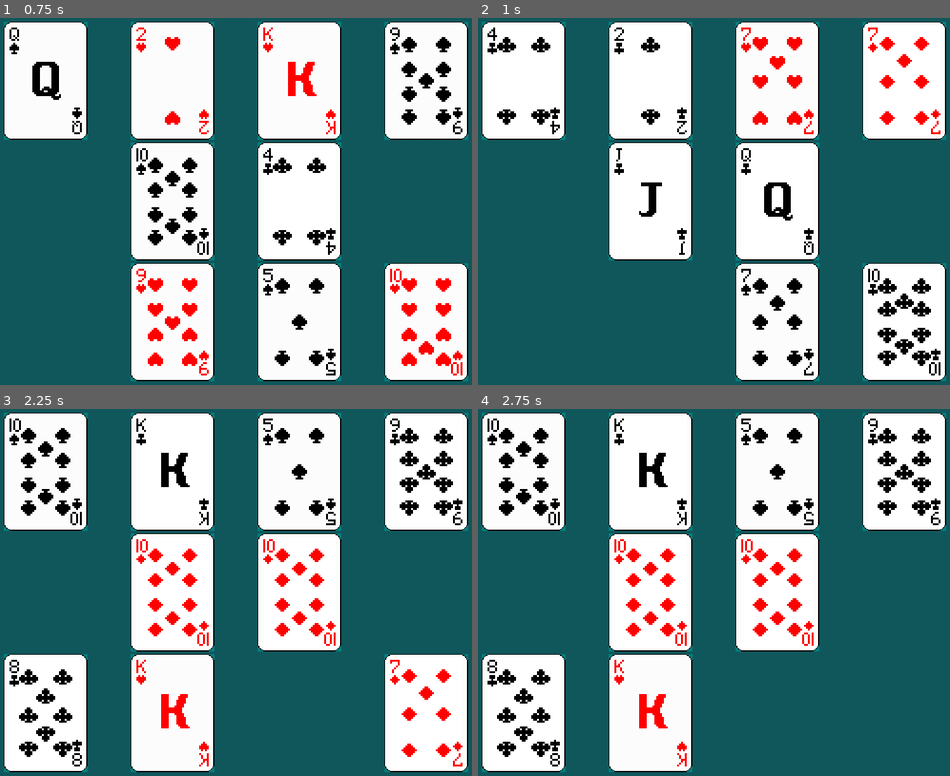
Above: before the commit, frames 1-4 (two rows, left to right).
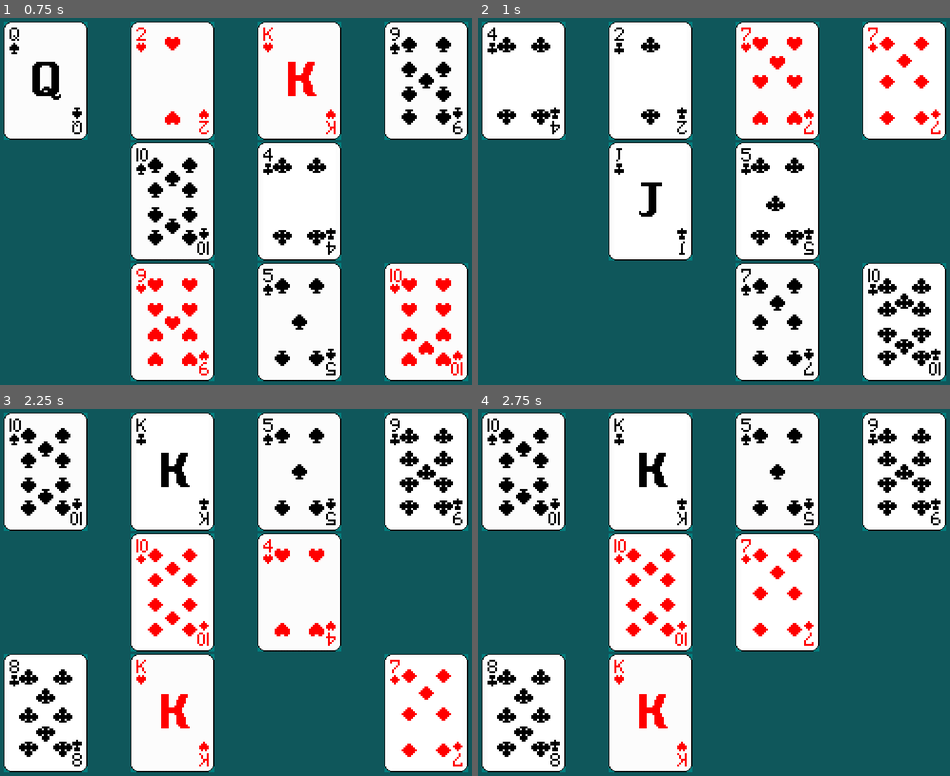
Above: after the commit, the same moments.

Repository: Alejo-Martinez-Grau/godot-chin
Game: Godot game, scene res://main.tscn
The game is run twice, just before and just after one commit, with the same random seed, the same clock (stepped at 60 frames per second) and the same inputs.
Inputs:
- Up to frame 1 (0.75 s): tap Enter at 0.5 s; hold Right (ui_right) from 0.53 s (still down); hold Q (selectCard1) from 0.53 s (still down)
- Up to frame 2 (1 s): keep holding Right (ui_right); keep holding Q (selectCard1); tap Space at 0.77 s; tap W (selectCard2) at 0.8 s
- Up to frame 3 (2.25 s): tap Space at 1.25, 1.52 s; release Right (ui_right) at 1.28 s; release Q (selectCard1) at 1.28 s; hold Left (ui_left) 1.28-2.03 s; tap W (selectCard2) at 1.35 s; tap E (selectCard3) at 1.55 s; tap Enter at 2 s; hold Right (ui_right) from 2.03 s (still down); hold E (selectCard3) from 2.03 s (still down)
- Up to frame 4 (2.75 s): keep holding Right (ui_right); keep holding E (selectCard3); tap R (selectCard4) at 2.3 s

Frame 1 is identical in both runs. In frame 2, 0.8% of the frame differs, in the area x 55-72%, y 35-65%; in frame 3, 0.6%; in frame 4, 0.6%.

Commit message:
check for available card

Diff:
--- a/main.gd
+++ b/main.gd
@@ -35,16 +35,16 @@
 	print("oponentDeck ", oponentDeck.size(), oponentDeck[0], oponentDeck[-1])
 
 func _process(_delta):
-	if(Input.is_action_pressed("selectCard1")):
+	if(Input.is_action_pressed("selectCard1") && $Card1.visible):
 		print("card1")
 		setCard($Card1)
-	if(Input.is_action_pressed("selectCard2")):
+	if(Input.is_action_pressed("selectCard2") && $Card2.visible):
 		print("card2")
 		setCard($Card2)
-	if(Input.is_action_pressed("selectCard3")):
+	if(Input.is_action_pressed("selectCard3") && $Card3.visible):
 		print("card3")
 		setCard($Card3)
-	if(Input.is_action_pressed("selectCard4")):
+	if(Input.is_action_pressed("selectCard4") && $Card4.visible):
 		print("card4")
 		setCard($Card4)
 
